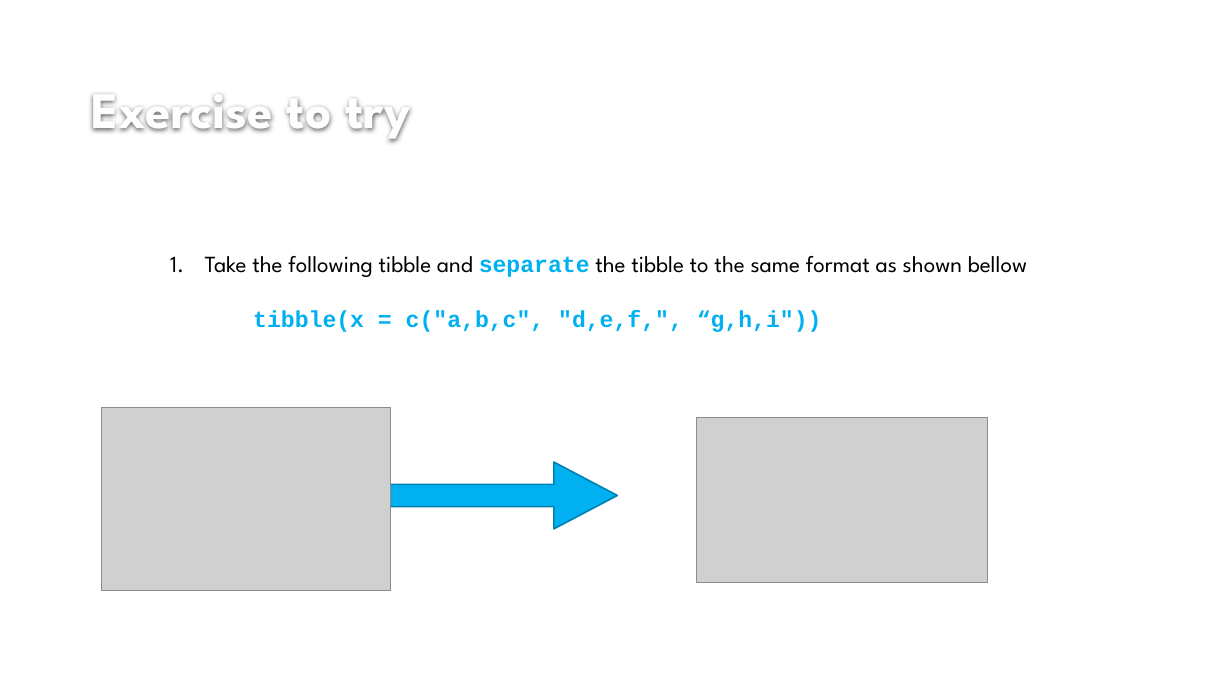
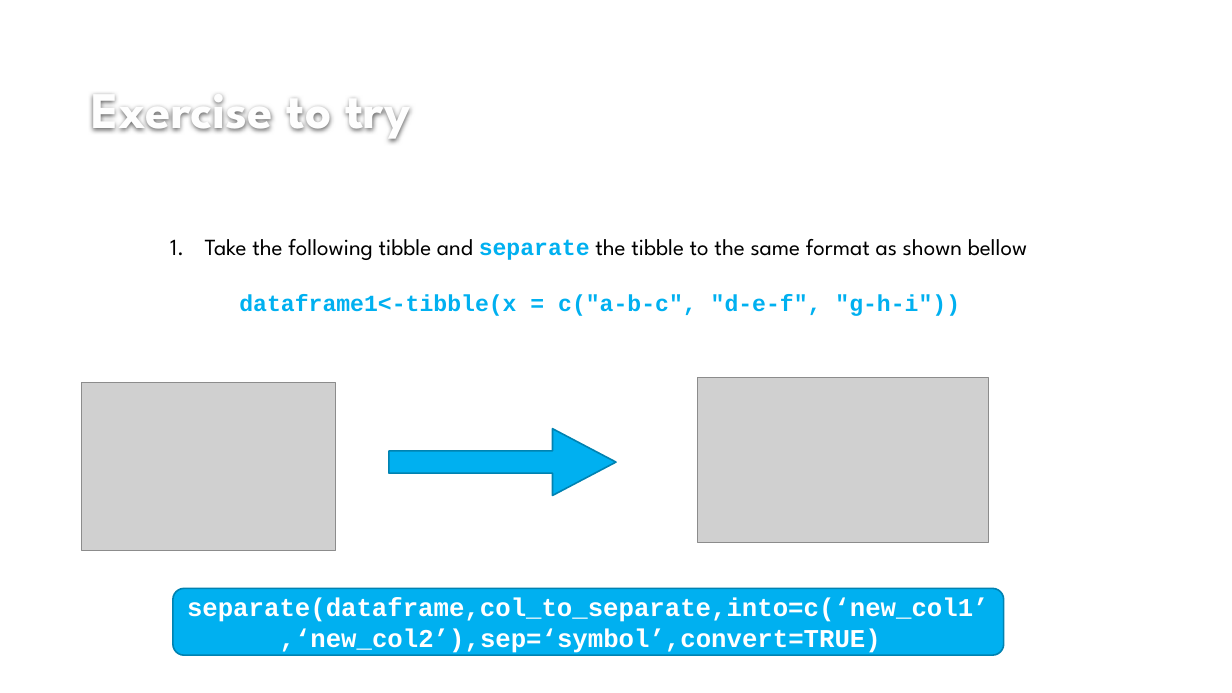
Before and after one commit to izzixcoatxs/Into_the_Tidyverse, a slide deck: slide 47 of sessions/session_four/izzie_session_four_a&b_presentation.pptx (slide 45 before the commit). Drawn at 1232x693 pixels with LibreOffice and Linux fonts; fonts in the diff are those of the drawing; grey boxes stand for pictures; background and template pictures are left out. Boxes give left, top, right and bottom in pixels: in the first picture for what was removed or moved away, otherwise in the second. Text is boxed around its words. In the diff, an @@ line names an element or a change of style, - is before the commit and + after.

Commit message:
fix typos

```diff
--- a/sessions/session_four/izzie_session_four_a&b_presentation.pptx
+++ b/sessions/session_four/izzie_session_four_a&b_presentation.pptx
@@ text "Take the following tibble and ...": place and size @@
-text "Take the following tibble and ..." at [205,256,1027,332]
+text "Take the following tibble and ..." at [205,239,1027,316]
@@ text at [239,294,960,316]: text changed @@
-tibble(x = c("a,b,c", "d,e,f,", “g,h,i"))
+dataframe1<-tibble(x = c("a-b-c", "d-e-f", "g-h-i"))
@@ picture: place and size @@
-picture at [102,408,390,591]
+picture at [82,383,336,551]
@@ picture: place and size @@
-picture at [697,418,988,583]
+picture at [698,377,989,543]
@@ right arrow: place and size @@
-right arrow at [390,462,617,529]
+right arrow at [389,429,616,495]
@@ rounded rectangle added at [173,589,1004,655], fill #00B0F0, outline #0082B2 1.25 pt, 20 pt, text #FFFFFF, bold @@
+separate(dataframe,col_to_separate,into=c(‘new_col1’,‘new_col2’),sep=‘symbol’,convert=TRUE)
```
Also in this commit, not shown: 15 other slides changed, 7 slides added.
